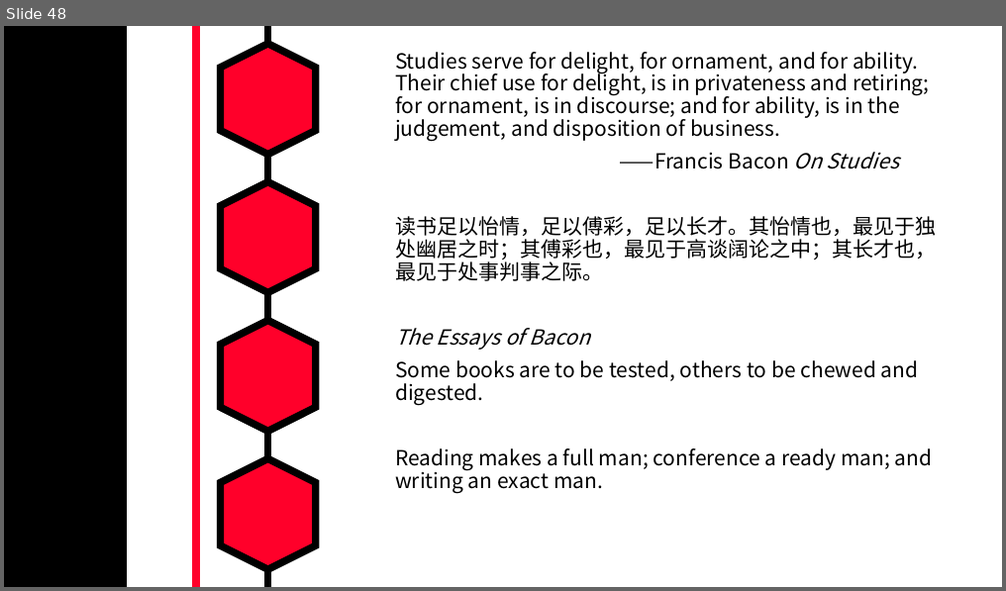
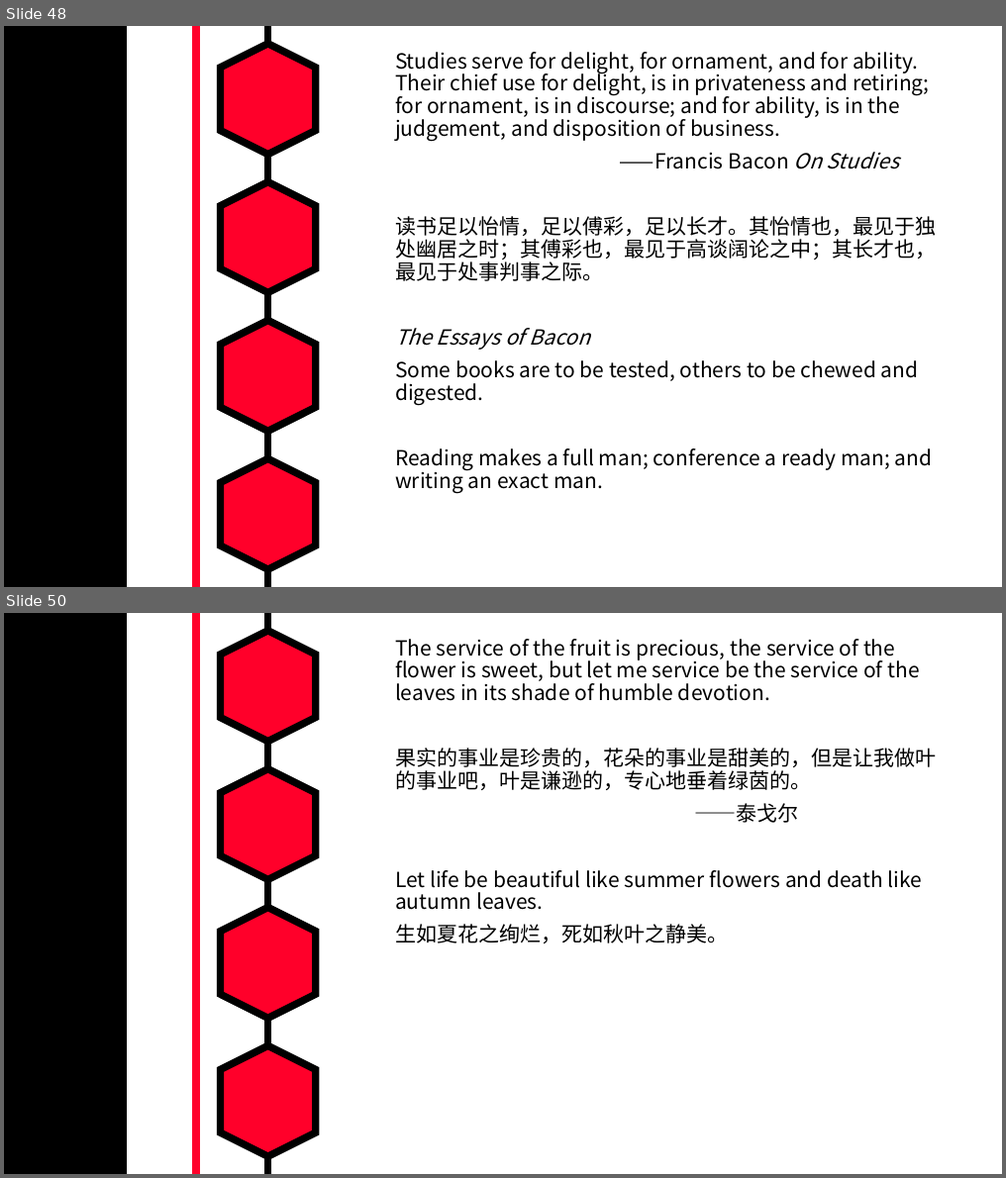
Before and after one commit to MarkShen1992/PPT-template, a slide deck: morning reading/iridescent english sentenses.pptx. Shown one above the other, each under a label of ours: slide 48 before the commit, slides 48 and 50 after it; the slides between them are not shown. The pictures are 1006x591 and 1006x1178 pixels, drawn with LibreOffice and Linux fonts; fonts in the diff are those of the drawing. Boxes give left, top, right and bottom in pixels: in the first picture for what was removed or moved away, otherwise in the second. Text is boxed around its words. In the diff, an @@ line names an element or a change of style, - is before the commit and + after.

```diff
--- a/morning reading/iridescent english sentenses.pptx
+++ b/morning reading/iridescent english sentenses.pptx
@@ slide 50 added at [4, 613, 1002, 1174], background #FFFFFF; not listed: 7 template elements that a slide beside it also shows @@
@@ text added at [395, 639, 937, 944], 20 pt, text #000000 @@
+The service of the fruit is precious, the service of the flower is sweet, but let me service be the service of the leaves in its shade of humble devotion.
+果实的事业是珍贵的，花朵的事业是甜美的，但是让我做叶的事业吧，叶是谦逊的，专心地垂着绿茵的。
+——泰戈尔
+Let life be beautiful like summer flowers and death like autumn leaves.
+生如夏花之绚烂，死如秋叶之静美。
```
Also in this commit, not shown: 3 other slides added.
